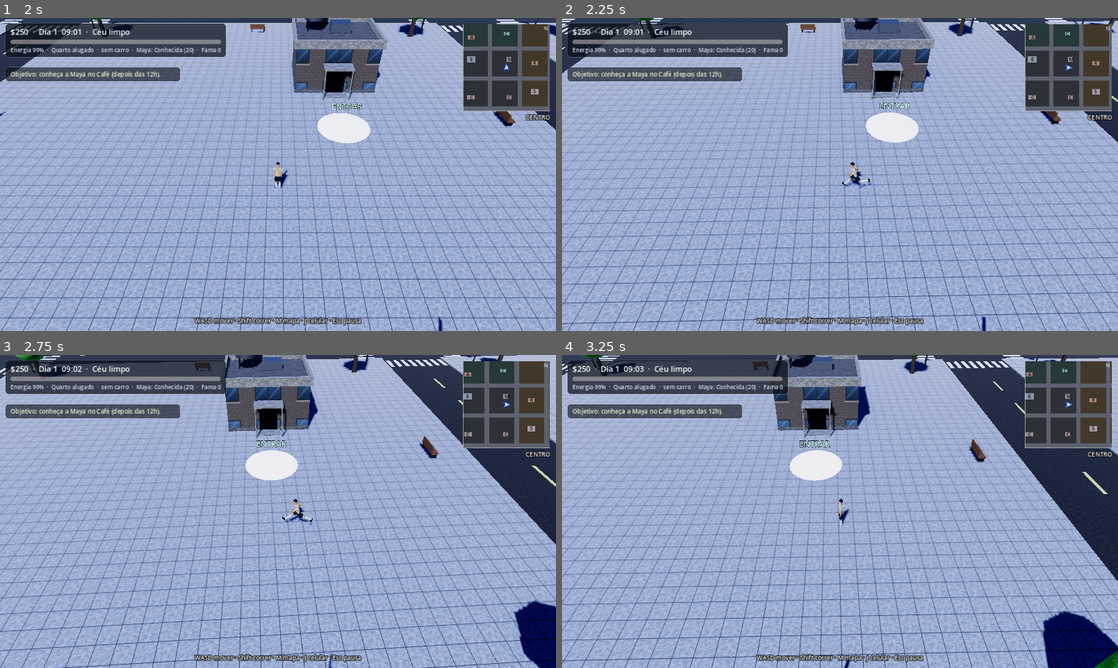
Above: before the commit, frames 1-4 (two rows, left to right).
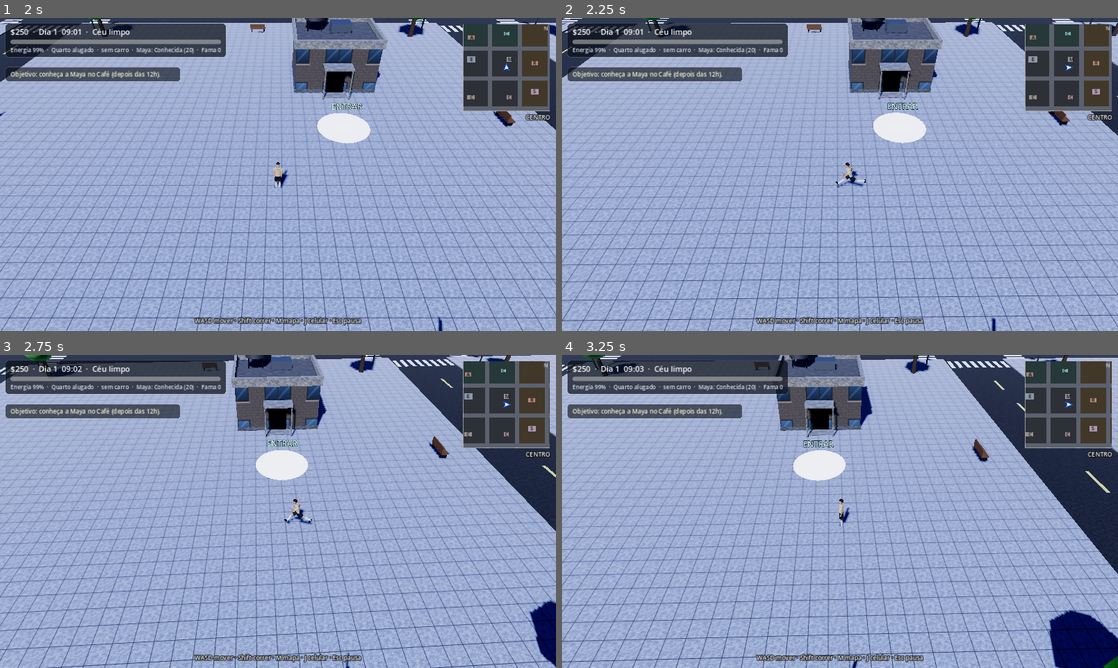
Above: after the commit, the same moments.

Repository: davialvs908/Jogo_simulador_vida
Game: Godot game, scene res://scenes/boot.tscn
Same seed, same stepped clock (60 frames per second), same inputs: the game is played once before the commit and once after it.
Inputs (mouse positions are in pixels of both pictures, inside the frame that each line leads up to):
- Up to frame 1 (2 s): click "Nova carreira" at 0.5 s; click "Começar carreira" at 1.25 s
- Up to frame 2 (2.25 s): tap Enter (ui_accept) at 2 s; move the mouse to (1067, 68) at 2.02 s; hold D (move_right) from 2.03 s (still down); hold G (city_gps) from 2.03 s (still down); click (1067, 68) at 2.17 s
- Up to frame 3 (2.75 s): keep holding D (move_right); keep holding G (city_gps); tap Enter (ui_accept) at 2.27 s
- Up to frame 4 (3.25 s): move the mouse to (728, 527) at 2.77 s; release D (move_right) at 2.78 s; release G (city_gps) at 2.78 s; hold Space (city_brake) from 2.78 s (still down); tap H (city_horn) at 2.85 s; tap Enter (ui_accept) at 3.02 s

Frame 1 is identical in both runs. In frame 2, 17% of the frame differs, in the area x 0-100%, y 0-100%; in frame 3, 16%; in frame 4, 13%.

Commit message:
União: interiores e visual da main + polícia e movimento da v6
Mantém o que já estava na main (interiores, skyline, sombras, gramado do
campo) e adiciona sistema de procurado, derrapagem e movimento suave.

Co-Authored-By: Claude Sonnet 5.5 <noreply@anthropic.com>
Claude-Session: https://claude.ai/code/session_01CFGLXWnW21xAod1fsGbcw3

Diff:
--- a/jogo-godot/scripts/city_traffic.gd
+++ b/jogo-godot/scripts/city_traffic.gd
@@ -94,7 +94,11 @@
 	info["honk_label"] = hl_label
 	return info
 
-func _spawn(kind: String, color: Color) -> void:
+func spawn_at(kind: String, color: Color, start_node: int):
+	_spawn(kind, color, start_node)
+	return cars.back() if not cars.is_empty() else null
+
+func _spawn(kind: String, color: Color, start_node := -1) -> void:
 	var info := _make_model(kind, color)
 	var root: Node3D = info.node
 	var from := 0
@@ -102,7 +106,7 @@
 	var pos := Vector3.ZERO
 	var fd := Vector3.FORWARD
 	for attempt in 30:
-		from = randi() % G.count()
+		from = start_node if start_node >= 0 else randi() % G.count()
 		var nb := G.neighbors(from)
 		to = nb[randi() % nb.size()]
 		fd = G.dir_between(from, to)
@@ -145,6 +149,9 @@
 		var d2 := G.dir_between(tnode, int(n))
 		var dp := fd.dot(d2)
 		var w := 0.55 if dp > 0.5 else (0.25 if d2.dot(r1) > 0.5 else 0.2)
+		if c.kind == "police" and hub.wanted != null and hub.wanted.stars() > 0:
+			var dd: float = G.node_pos(int(n)).distance_to(hub.ref_pos())
+			w = 0.1 + 6.0 * pow(maxf(0.0, 1.0 - dd / 160.0), 2.0)
 		cands.append(int(n))
 		weights.append(w)
 	var nxt: int = int(c.from)
@@ -392,3 +399,5 @@
 		if hub.city.has_item("radar"):
 			amount = int(amount * 0.6)
 		hub.fine_player(amount, "excesso de velocidade (%d km/h)" % int(sp * 3.6))
+		if hub.wanted != null:
+			hub.wanted.add_heat(1.0 if sp < SPEED_LIMIT * 1.6 else 2.0, "excesso de velocidade")
--- /dev/null
+++ b/jogo-godot/scripts/city_wanted.gd
@@ -0,0 +1,166 @@
+extends RefCounted
+## Nível de procurado (design próprio, sem violência).
+## Infrações somam "calor" (0-5 estrelas). Mais estrelas = mais viaturas e mais rápidas.
+## Se uma viatura ficar perto de você, e você parado, há abordagem (multa e zera).
+## Se ficar fora da vista por um tempo, as estrelas caem uma a uma.
+
+const G = preload("res://scripts/city_graph.gd")
+const MAX_HEAT := 5.0
+const SPAWN_MIN := 75.0
+const SPAWN_MAX := 130.0
+const FAR_REMOVE := 190.0
+const CATCH_DIST := 9.0
+
+var hub
+var heat := 0.0
+var unseen := 0.0
+var held := 0.0
+var spawn_cd := 0.0
+var label: Label
+var _blink := 0.0
+
+func setup(h) -> void:
+	hub = h
+	var layer := CanvasLayer.new()
+	layer.layer = 4
+	hub.add_child(layer)
+	label = Label.new()
+	label.position = Vector2(1000, 40)
+	label.add_theme_font_size_override("font_size", 20)
+	label.modulate = Color(1.0, 0.35, 0.3)
+	label.visible = false
+	layer.add_child(label)
+
+func stars() -> int:
+	return clampi(int(ceil(heat - 0.001)), 0, int(MAX_HEAT))
+
+func _police_on() -> bool:
+	return hub.traffic != null and hub.traffic.police_on
+
+func add_heat(amount: float, why: String) -> void:
+	if not _police_on():
+		return
+	var before := stars()
+	heat = minf(MAX_HEAT, heat + amount)
+	if stars() > before:
+		hub.toast("PROCURADO %s — %s" % ["★".repeat(stars()), why])
+
+func clear() -> void:
+	heat = 0.0
+	unseen = 0.0
+	held = 0.0
+	_remove_extras(true)
+
+func _player_pos() -> Vector3:
+	return hub.ref_pos()
+
+func _player_speed() -> float:
+	return absf(hub.car_speed) if hub.in_car else hub.player.velocity.length()
+
+func _police_cars() -> Array:
+	var out: Array = []
+	for c in hub.traffic.cars:
+		if c.kind == "police":
+			out.append(c)
+	return out
+
+func _remove_extras(all: bool) -> void:
+	var pp := _player_pos()
+	for c in hub.traffic.cars.duplicate():
+		if not c.get("extra", false):
+			continue
+		var n: Node3D = c.node
+		var d := n.position.distance_to(pp)
+		if all or d > FAR_REMOVE:
+			hub.traffic.cars.erase(c)
+			n.queue_free()
+
+func update(dt: float) -> void:
+	if not _police_on():
+		label.visible = false
+		return
+	var st := stars()
+	# viaturas mais rápidas conforme o nível (o jogador em carro esportivo ainda escapa)
+	for c in _police_cars():
+		c.vmax = 10.0 + 1.6 * float(st)
+	if heat <= 0.0:
+		label.visible = false
+		_remove_extras(false)
+		return
+
+	var pp := _player_pos()
+	var nearest := 9999.0
+	for c in _police_cars():
+		if not (c.node as Node3D).visible:
+			continue
+		nearest = minf(nearest, (c.node as Node3D).position.distance_to(pp))
+
+	# reforços: nascem fora da vista, em um anel ao redor do jogador
+	spawn_cd = maxf(0.0, spawn_cd - dt)
+	var extras := 0
+	for c in hub.traffic.cars:
+		if c.get("extra", false):
+			extras += 1
+	if extras < st and spawn_cd <= 0.0:
+		spawn_cd = 3.0
+		_spawn_reinforcement(pp)
+	_remove_extras(false)
+
+	# abordagem: viatura perto e você praticamente parado
+	if nearest < CATCH_DIST and _player_speed() < 5.0:
+		held += dt
+		if held > 2.5:
+			_busted()
+			return
+	else:
+		held = maxf(0.0, held - dt * 2.0)
+
+	# despiste: fora da vista de qualquer viatura
+	if nearest > 55.0:
+		unseen += dt
+		heat = maxf(0.0, heat - 0.02 * dt)
+		if unseen >= 7.0 + 3.0 * float(st):
+			unseen = 0.0
+			heat = maxf(0.0, float(st - 1))
+			if heat <= 0.0:
+				hub.toast("Você despistou a polícia.")
+				clear()
+				return
+			hub.toast("Procurado diminuiu: %s" % "★".repeat(stars()))
+	else:
+		unseen = 0.0
+
+	_blink += dt * (4.0 if nearest < 40.0 else 1.5)
+	label.visible = true
+	label.text = "PROCURADO  %s%s" % ["★".repeat(stars()), "☆".repeat(int(MAX_HEAT) - stars())]
+	label.modulate.a = 0.65 + 0.35 * absf(sin(_blink))
+
+func _busted() -> void:
+	var st := stars()
+	var amount := 120 * st
+	hub.fine_player(amount, "abordagem policial (%d estrela%s)" % [st, "" if st == 1 else "s"])
+	GameState.add_time(1.0)
+	GameState.energy = maxf(0.0, GameState.energy - 10.0)
+	hub.banner("ABORDADO — multa e liberado", 2.0)
+	clear()
+
+func _spawn_reinforcement(pp: Vector3) -> void:
+	var cam: Camera3D = hub.camera
+	var best := -1
+	var tries := 0
+	var order: Array = range(G.count())
+	order.shuffle()
+	for i in order:
+		var np: Vector3 = G.node_pos(int(i))
+		var d := Vector2(np.x - pp.x, np.z - pp.z).length()
+		if d < SPAWN_MIN or d > SPAWN_MAX:
+			continue
+		if cam and cam.is_position_in_frustum(np + Vector3(0, 1, 0)) and d < SPAWN_MAX * 0.8:
+			continue
+		best = int(i)
+		break
+	if best < 0:
+		return
+	var c = hub.traffic.spawn_at("police", Color(0.93, 0.93, 0.96), best)
+	if c:
+		c.extra = true
--- a/jogo-godot/scripts/hub.gd
+++ b/jogo-godot/scripts/hub.gd
@@ -11,6 +11,7 @@
 const CityWeather = preload("res://scripts/city_weather.gd")
 const CityRadio = preload("res://scripts/city_radio.gd")
 const CityPanels = preload("res://scripts/city_panels.gd")
+const CityWanted = preload("res://scripts/city_wanted.gd")
 const Props = preload("res://scripts/props.gd")
 const Mats = preload("res://scripts/materials.gd")
 const CityInterior = preload("res://scripts/city_interior.gd")
@@ -91,6 +92,10 @@
 var car_label: Label3D
 var in_car := false
 var car_speed := 0.0
+var car_slip := 0.0
+var _car_roll := 0.0
+var _car_pitch := 0.0
+var _prev_car_speed := 0.0
 var lock_drive := false
 
 var home_node: Node3D
@@ -101,6 +106,7 @@
 var city
 var world
 var traffic
+var wanted
 var peds_sys
 var missions
 var weather
@@ -148,6 +154,8 @@
 	weather.set_mode(city.s("weather_mode"))
 	traffic.setup(self)
 	traffic.set_police(city.b("police_enabled"))
+	wanted = CityWanted.new()
+	wanted.setup(self)
 	radio = CityRadio.new()
 	radio.set_index(city.i("radio"))
 	missions = CityMissions.new()
@@ -833,6 +841,7 @@
 	if not pause_world:
 		peds_sys.update(delta)
 		traffic.update(delta)
+		wanted.update(delta)
 		world.update_lights(traffic.t)
 		var focus: Vector3 = interior.return_pos if interior and interior.active else ref_pos()
 		weather.update(delta, focus)
@@ -1000,10 +1009,12 @@
 		spd = SPRINT_SPEED * (1.0 + 0.02 * float(city.i("fitness")) + (0.08 if city.has_item("fone") else 0.0))
 	if GameState.energy < 10.0:
 		spd *= 0.6
-	player.velocity = dir * spd
+	var moving := dir.length() > 0.1
+	player.velocity = player.velocity.move_toward(dir * spd, (48.0 if moving else 70.0) * _delta)
 	player.move_and_slide()
-	if dir.length() > 0.1:
-		player.look_at(player.global_position + Vector3(dir.x, 0, dir.z), Vector3.UP)
+	if moving:
+		var want_yaw := atan2(-dir.x, -dir.z)
+		player.rotation.y = lerp_angle(player.rotation.y, want_yaw, minf(1.0, _delta * 14.0))
 	Props.update_walk(player.get_child(0), player.velocity.length(), _delta)
 
 func _drive(delta: float) -> void:
@@ -1023,14 +1034,33 @@
 		car_speed = move_toward(car_speed, -vmax * 0.35, 26.0 * delta)
 	else:
 		car_speed = move_toward(car_speed, 0.0, 9.0 * delta)
-	if Input.is_action_pressed("city_brake") or lock_drive:
+	var steer := Input.get_axis("move_right", "move_left")
+	var braking := Input.is_action_pressed("city_brake") or lock_drive
+	var drifting := braking and not lock_drive and absf(car_speed) > 9.0 and absf(steer) > 0.1
+	if braking and not drifting:
 		car_speed = move_toward(car_speed, 0.0, 34.0 * delta)
-	var steer := Input.get_axis("move_right", "move_left")
+	elif drifting:
+		car_speed = move_toward(car_speed, 0.0, 7.0 * delta)
 	if absf(car_speed) > 0.5:
 		var grip := clampf(absf(car_speed) / 8.0, 0.0, 1.0)
-		car.rotation.y += steer * 1.7 * delta * grip * signf(car_speed) * (0.88 + 0.12 * grip_k)
+		var turn := 1.7 * (1.45 if drifting else 1.0)
+		car.rotation.y += steer * turn * delta * grip * signf(car_speed) * (0.88 + 0.12 * grip_k)
+	var target_slip := steer * absf(car_speed) * 0.16 if drifting else 0.0
+	car_slip = move_toward(car_slip, target_slip, (7.0 if drifting else 22.0 * grip_k) * delta)
 	var fwd := -car.global_transform.basis.z
-	car.velocity = fwd * car_speed
+	var side := car.global_transform.basis.x
+	car.velocity = fwd * car_speed + side * car_slip
+	var model := car.get_node_or_null("Model") as Node3D
+	if model:
+		var frac := clampf(absf(car_speed) / maxf(vmax, 1.0), 0.0, 1.0)
+		var acc := (car_speed - _prev_car_speed) / maxf(delta, 0.001)
+		_car_roll = lerpf(_car_roll, -steer * frac * 0.09 * (1.5 if drifting else 1.0), minf(1.0, delta * 6.0))
+		_car_pitch = lerpf(_car_pitch, clampf(acc * 0.004, -0.05, 0.05), minf(1.0, delta * 6.0))
+		model.rotation.z = _car_roll
+		model.rotation.x = _car_pitch
+		Props.spin_wheels(model, car_speed * delta)
+		Props.steer_wheels(model, steer * 0.42)
+	_prev_car_speed = car_speed
 	car.move_and_slide()
 	if car.get_slide_collision_count() > 0:
 		var imp := absf(car_speed)
@@ -1055,6 +1085,11 @@
 	_bump_cd = 0.9
 	cam_shake = clampf(strength * 0.03, 0.12, 0.7)
 	toast("Cuidado com a viatura da Guarda!" if police else "Batida leve! Sem danos, mas dirija com cuidado.")
+	if wanted != null:
+		if police:
+			wanted.add_heat(1.0, "colisão com viatura")
+		elif strength > 4.0:
+			wanted.add_heat(0.4, "batida")
 	if missions:
 		missions.on_bump(strength)
 
@@ -1081,6 +1116,7 @@
 			toast("Treino em andamento: corra a pé!")
 			return
 		in_car = true
+		car_slip = 0.0
 		player.visible = false
 		player_col.set_deferred("disabled", true)
 
